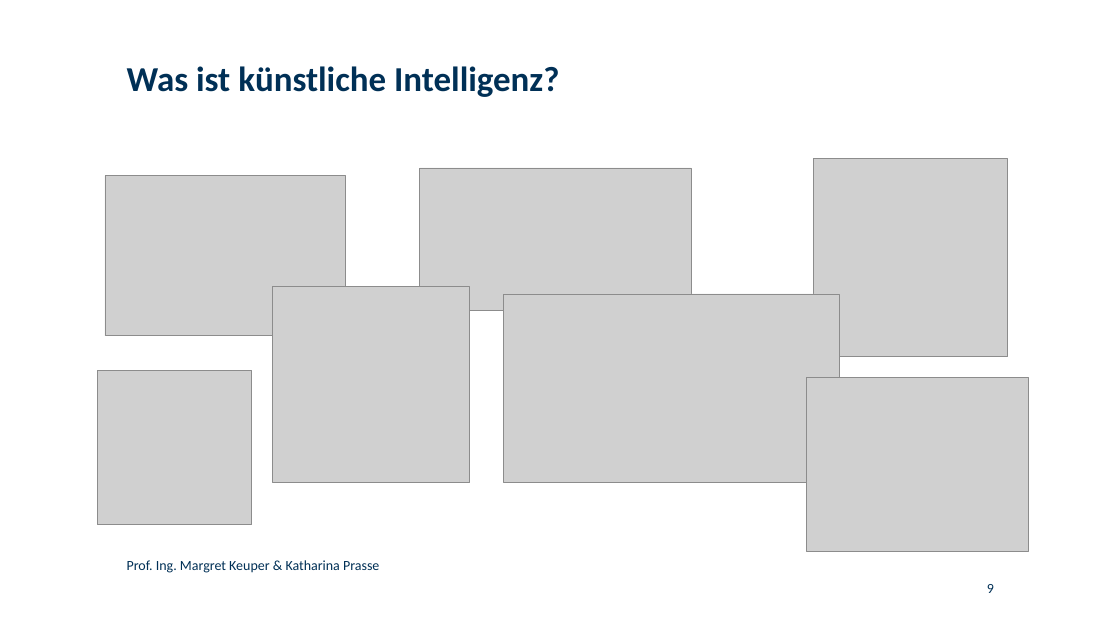
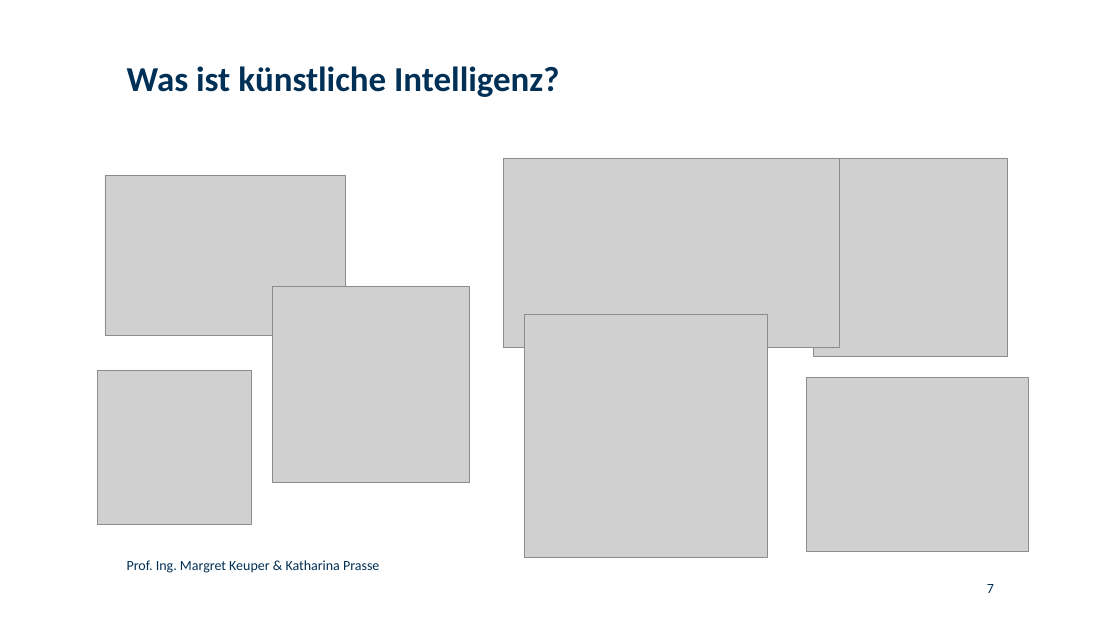
Before and after one commit to KathPra/Pixel-Power, a slide deck: slide 7 of folien_GirlsDay.odp (slide 9 before the commit). Drawn at 1120x630 pixels with LibreOffice and Linux fonts; fonts in the diff are those of the drawing; grey boxes stand for pictures; background and template pictures are left out. Boxes give left, top, right and bottom in pixels: in the first picture for what was removed or moved away, otherwise in the second. Text is boxed around its words. In the diff, an @@ line names an element or a change of style, - is before the commit and + after.

```diff
--- a/folien_GirlsDay.odp
+++ b/folien_GirlsDay.odp
@@ picture: place and size @@
-picture at box(420, 168, 691, 311)
+picture at box(504, 159, 840, 348)
@@ picture: place and size @@
-picture at box(504, 294, 840, 483)
+picture at box(525, 315, 767, 557)
@@ page number at box(987, 584, 994, 593): text changed @@
-9
+7
```
Also in this commit, not shown: 5 other slides changed, 14 slides removed.
